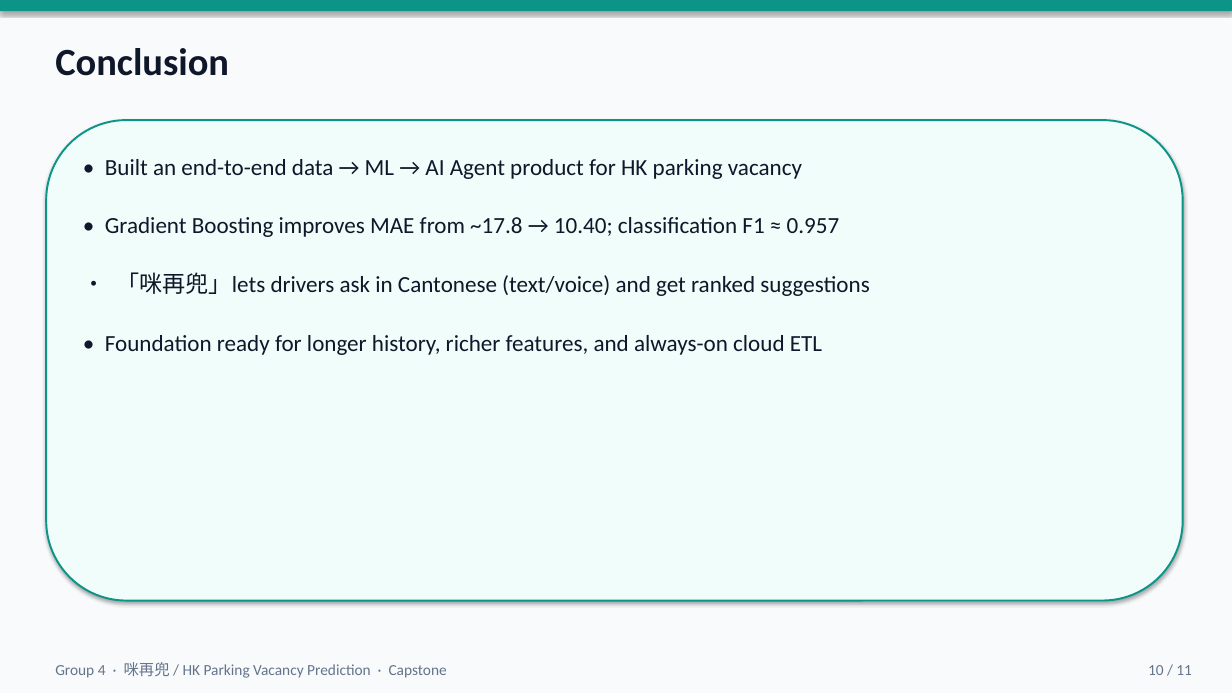
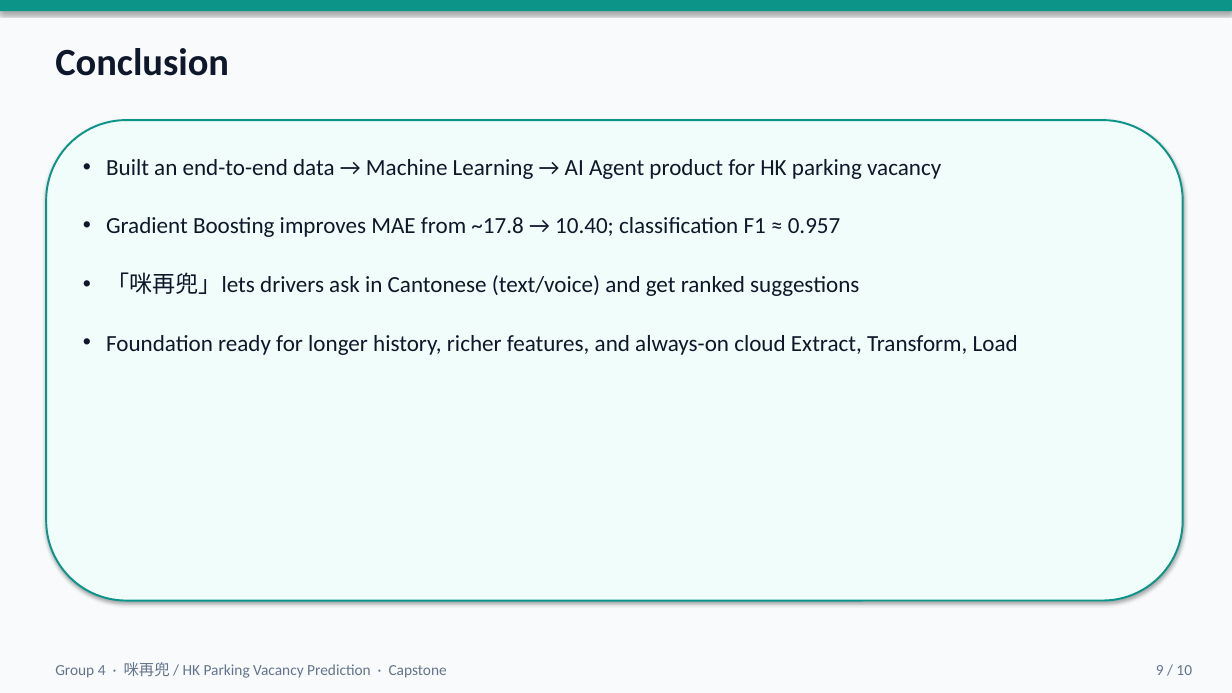
Before and after one commit to keithlky1992/hk-parking-vacancy-prediction, a slide deck: slide 9 of presentation/Group4_HK_Parking_Vacancy_Prediction.pptx (slide 10 before the commit). Drawn at 1232x693 pixels with LibreOffice and Linux fonts; fonts in the diff are those of the drawing. Boxes give left, top, right and bottom in pixels: in the first picture for what was removed or moved away, otherwise in the second. Text is boxed around its words. In the diff, an @@ line names an element or a change of style, - is before the commit and + after.

```diff
--- a/presentation/Group4_HK_Parking_Vacancy_Prediction.pptx
+++ b/presentation/Group4_HK_Parking_Vacancy_Prediction.pptx
@@ text at bbox=[106, 159, 1018, 355]: text changed @@
-• Built an end-to-end data → ML → AI Agent product for HK parking vacancy
-• Gradient Boosting improves MAE from ~17.8 → 10.40; classification F1 ≈ 0.957
-• 「咪再兜」lets drivers ask in Cantonese (text/voice) and get ranked suggestions
-• Foundation ready for longer history, richer features, and always-on cloud ETL
+• Built an end-to-end data → Machine Learning → AI Agent product for HK parking vacancy
+• Gradient Boosting improves MAE from ~17.8 → 10.40; classification F1 ≈ 0.957
+• 「咪再兜」lets drivers ask in Cantonese (text/voice) and get ranked suggestions
+• Foundation ready for longer history, richer features, and always-on cloud Extract, Transform, Load
@@ text at bbox=[1156, 665, 1192, 675]: text changed @@
-10 / 11
+9 / 10
```
Also in this commit, not shown: 9 other slides changed, 1 slide removed, 6 other files.
